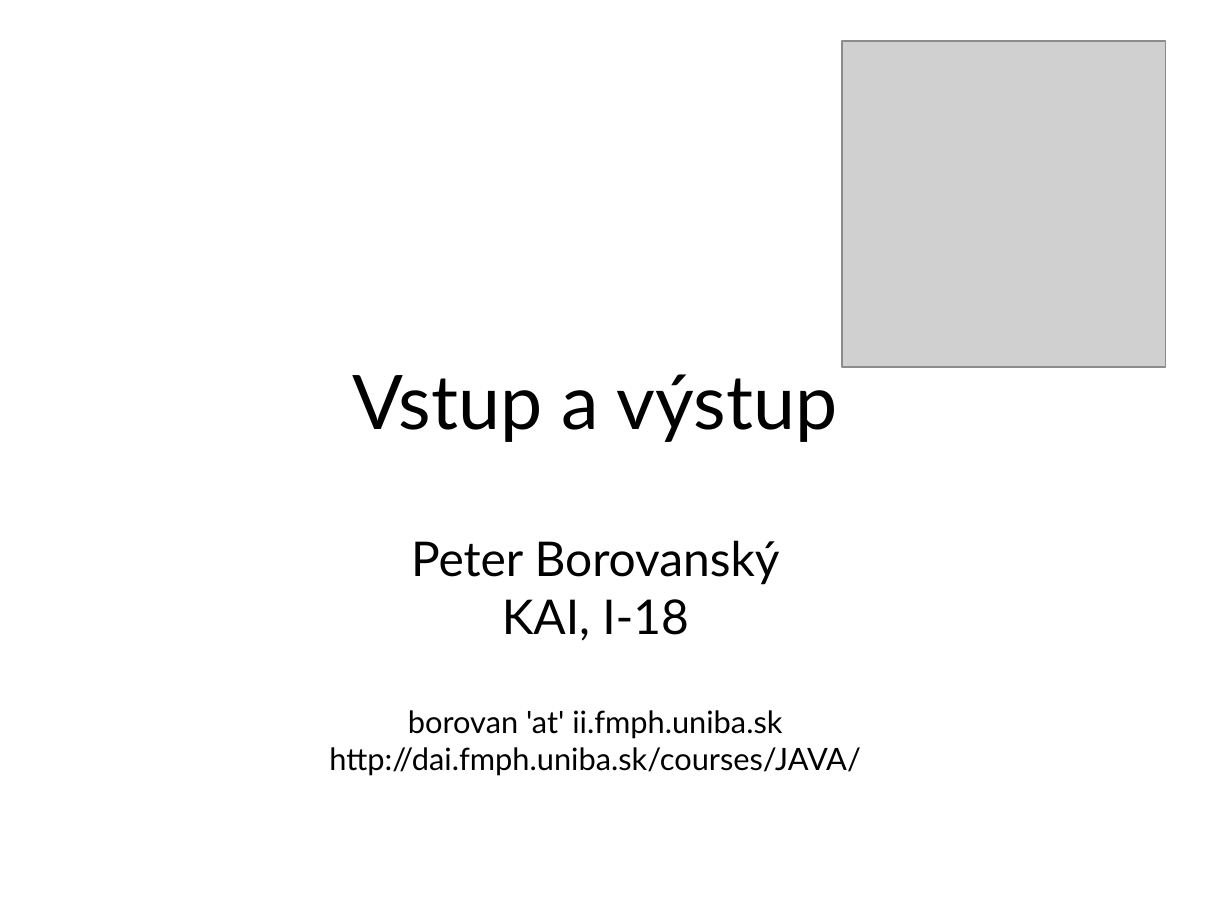
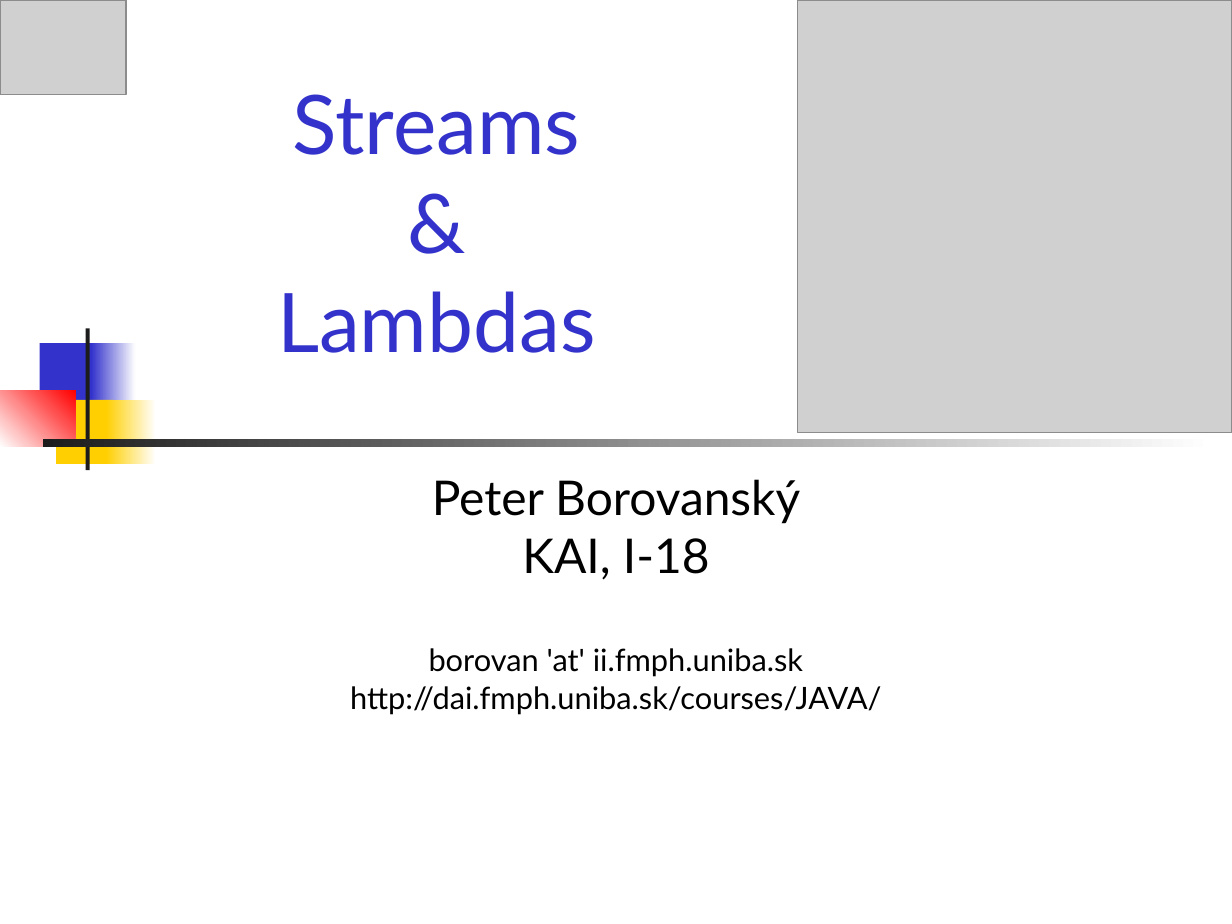
Before and after one commit to Programovanie4/Prednasky, a slide deck: slide 1 of 07/07_java.ppt. Drawn at 1232x924 pixels with LibreOffice and Linux fonts; fonts in the diff are those of the drawing; grey boxes stand for pictures. Boxes give left, top, right and bottom in pixels: in the first picture for what was removed or moved away, otherwise in the second. Text is boxed around its words. In the diff, an @@ line names an element or a change of style, - is before the commit and + after.

```diff
--- a/07/07_java.ppt
+++ b/07/07_java.ppt
@@ picture added at (x1=0, y1=0, x2=126, y2=95) @@
@@ picture resized from (x1=841, y1=41, x2=1164, y2=367) to (x1=797, y1=0, x2=1232, y2=432) @@
@@ title added at (x1=277, y1=94, x2=596, y2=353), 48 pt, text #3333CC @@
+Streams
+&
+Lambdas
@@ title removed at (x1=353, y1=374, x2=838, y2=442) @@
-Vstup a výstup
@@ group added at (x1=0, y1=329, x2=1215, y2=471): 7 rectangles @@
@@ subtitle "Peter Borovanský" moved from (x1=329, y1=540, x2=861, y2=776) to (x1=350, y1=479, x2=882, y2=715) @@
```
Also in this commit, not shown: 1 other slide changed, 35 slides added, 41 slides removed, 30 other files.
